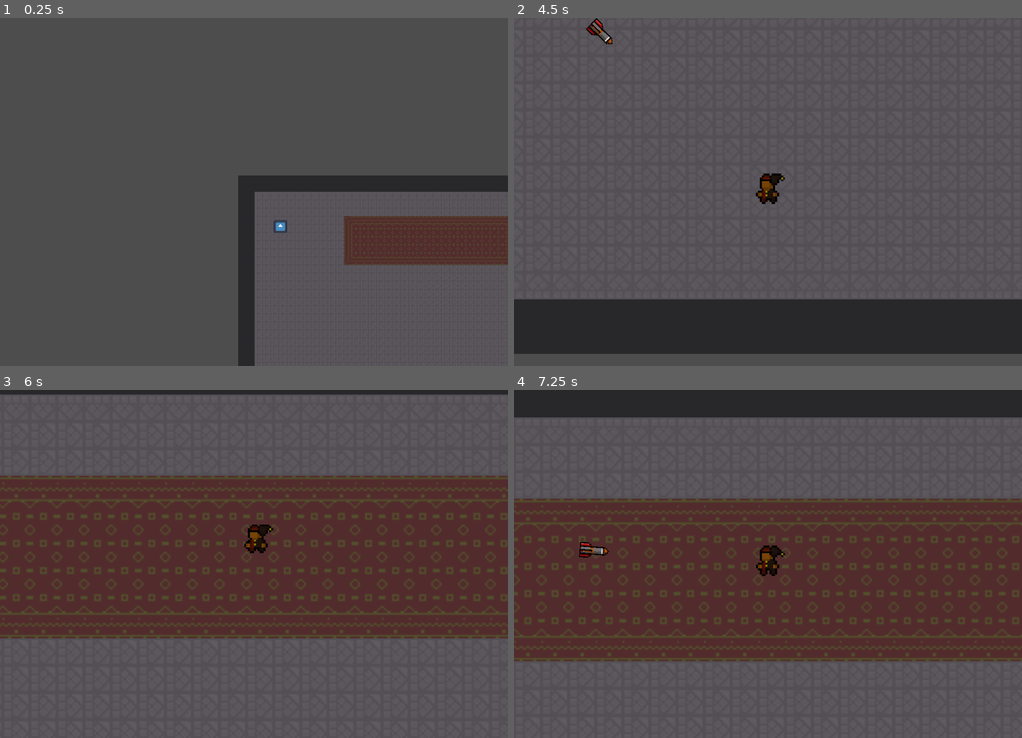
Above: before the commit, frames 1-4 (two rows, left to right).
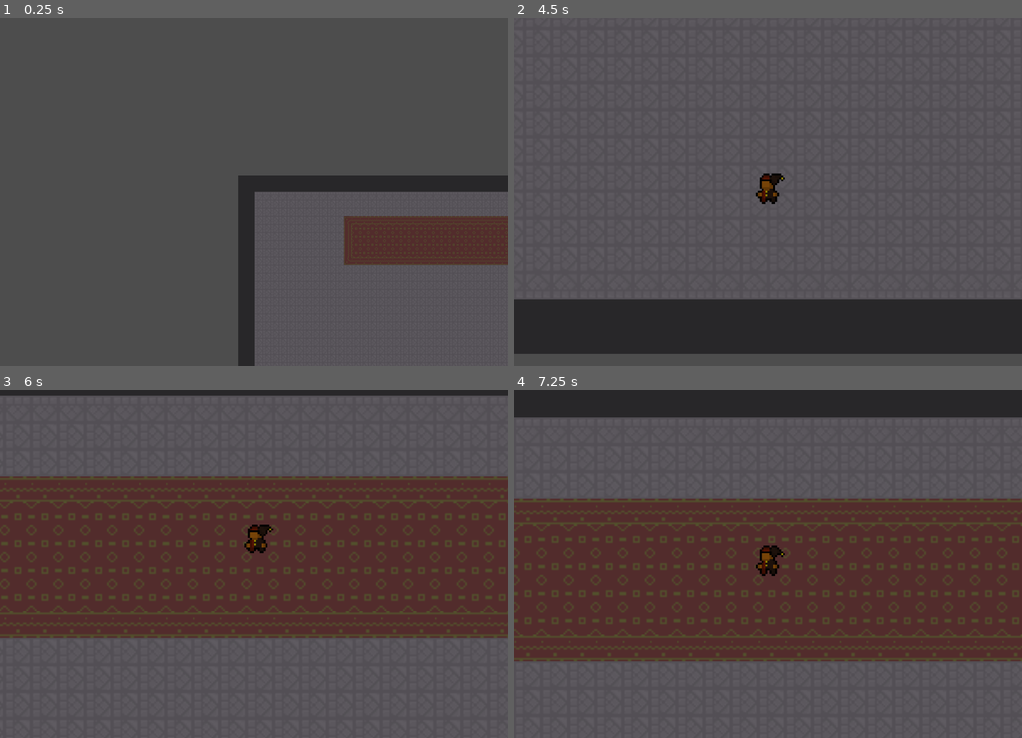
Above: after the commit, the same moments.

Repository: JK-Chapman/project-wizard
Game: Godot game, scene res://Levels/base_scene.tscn
Two runs of this game, one before a commit and one after it. Both use one fixed random seed, a clock stepped at 60 frames per second and the inputs below. Before the commit the project starts from res://base_scene.tscn. The engine's default icon, where the game draws it, is replaced by a stand-in: a white triangle on a blue panel in a dark square.
Inputs:
- Up to frame 1 (0.25 s): no input
- Up to frame 2 (4.5 s): tap Enter (start4) at 0.5, 0.6, 1.35, 2, 2.1, 2.85, 3.5, 3.6, 4.25, 4.35 s; hold Backspace (back4) 1.28-2.03 s; hold Backspace (back4) from 3.53 s (still down)
- Up to frame 3 (6 s): tap Enter (start4) at 5.1, 5.85 s; release Backspace (back4) at 5.78 s
- Up to frame 4 (7.25 s): tap Enter (start4) at 6.6 s

The runs differ from the first frame. In frame 1, less than 0.1% of the frame differs, in the area x 53-57%, y 58-62%; in frame 2, 0.2%; in frame 3, 1.2%, in the area x 0-100%, y 1-72%; in frame 4, 0.2%.

Commit message:
SHE'S ALIVEEEEEEEEEEEEEEEEE HAHAHAHAHAHAHAHAHHAHAHHAHAHA

Diff:
--- a/GameObjects/Cameras/LocalCamera.gd
+++ b/GameObjects/Cameras/LocalCamera.gd
@@ -24,7 +24,7 @@
 
 func _process(delta):
 	screen_size = DisplayServer.window_get_size()
-	margin = Vector2(screen_size.x * .05, screen_size.y * .05)
+	margin = Vector2(screen_size.x * .05, screen_size.y * .1)
 
 	if !targets:
 		return
--- a/GameObjects/Enemies/MissileSpawner.tscn
+++ b/GameObjects/Enemies/MissileSpawner.tscn
@@ -9,7 +9,7 @@
 script = ExtResource("2_r2881")
 
 [node name="Timer" type="Timer" parent="."]
-wait_time = 3.0
+wait_time = 4.0
 autostart = true
 
 [connection signal="timeout" from="Timer" to="." method="_on_timer_timeout"]
--- a/GameObjects/Enemies/TrackingMissile.gd
+++ b/GameObjects/Enemies/TrackingMissile.gd
@@ -3,6 +3,7 @@
 #@export var speed_stage = 0
 #@export var steer_force = 130.0
 @export var missile_stage = 0
+@export var missile_damage = 1
 
 # missile stages
 var MAX_STAGE = 3
@@ -13,7 +14,7 @@
 var velocity = Vector2.ZERO
 var acceleration = Vector2.ZERO
 var target = null
-var target_index = null
+var target_vars = null
 var deflect_dir
 var drag = 0.12
 
@@ -51,6 +52,9 @@
 	#position += velocity * delta
 
 func _on_Missile_body_entered(_body):
+	if (_body.is_in_group("player")):
+		_body.take_damage(missile_damage)
+		pass
 	explode()
 
 func deflect(direction):
@@ -73,19 +77,19 @@
 	queue_free()
 
 func set_random_target():
-	var p_array_copy = GameManager.player_array.duplicate(true)
+	var p_array_copy = GameManager.player_array.duplicate(true).filter(func(p): return p.player_dead == false)
 
-	# If target_index is null, we just instantiated the object and need to set an initial target.
+	# If target_vars is null, we just instantiated the object and need to set an initial target.
 	# This if statement excludes the current target if it exists.
-	if (target_index != null and p_array_copy.size() > 1):
-		p_array_copy.remove_at(target_index)
+	if (target_vars != null and p_array_copy.size() > 1):
+		p_array_copy.erase(target_vars)
 
 	# can't have a target if there are no possible targets! :D
 	if p_array_copy.size() == 0:
 		target = null
 	else: # otherwise set a new target based on a random player index
-		target_index = p_array_copy.pick_random().index
-		target = get_parent().get_node("Player" + str(target_index))
+		target_vars = p_array_copy.pick_random()
+		target = get_parent().get_node("Player" + str(target_vars.index))
 
 
 func _on_tracking_timer_timeout():
--- a/GameObjects/Enemies/TrackingSpinnyBlade.gd
+++ /dev/null
@@ -1,70 +0,0 @@
-extends CharacterBody2D
-
-
-# Declare member variables here. Examples:
-# var a = 2
-# var b = "text"
-@export var steering_force = 20.0
-var damage = 1
-var speed = 150
-var max_speed = 250
-var acceleration = Vector2()
-var target = null
-var curr_target = null
-
-
-func start(pos, dir):
-	rotation = dir
-	position = pos
-	velocity = Vector2(speed, 0).rotated(rotation)
-
-func _ready():
-	set_random_target()
-
-func _physics_process(delta):
-	velocity = transform.x * speed
-	# Add: add velocity to steer to acceleration
-	acceleration += steer()
-	# Add: add the velocity plus the acceleration x delta value to the velocity
-	velocity += acceleration * delta
-	# Add: limit the length of the velocity vector so that it does not exceed the speed
-	position += velocity * delta
-	rotation = velocity.angle()
-
-func steer():
-	# Define as velocity to steer
-	var steering = Vector2()
-	# Define ideal velocity (direction x speed towards player character from current position)
-	var ideal_velocity = (target.position - position).normalized() * speed
-	# speed to steer = direction vector obtained by ideal_velocity - current_velocity x force to steer
-	steering = (ideal_velocity - velocity).normalized() * steering_force
-	# output velocity to steer
-	return steering
-
-func deflect(dir):
-	speed *= 1.2
-	if speed > max_speed: speed = max_speed
-	set_random_target()
-
-func set_random_target():
-	var p_dicts_copy = GameManager.player_dicts.duplicate(true)
-
-	# If curr_index is null, we just instantiated the object and need to set an initial target.
-	# This if statement excludes the current target if it exists.
-	if (curr_target != null):
-		p_dicts_copy.erase(curr_target)
-
-	var rand_index:int = randi() % p_dicts_copy.size()
-	curr_target = p_dicts_copy[rand_index]
-
-	target = get_parent().get_parent().get_node("Player" + str(curr_target[0]))
-
-func destroy():
-	queue_free()
-
-func _on_VisibilityNotifier2D_screen_exited():
-	queue_free()
-
-# Called every frame. 'delta' is the elapsed time since the previous frame.
-#func _process(delta):
-#	pass
--- a/GameObjects/Player/Player.gd
+++ b/GameObjects/Player/Player.gd
@@ -1,8 +1,16 @@
 extends CharacterBody2D
+class_name Player
 
 # Spellpoint vars
 @onready var spell_anim_player = $PlayerSpellPoint/SpellPointSprite/SpellPointAnimPlayer
 var spell_blast_active = false
+
+#Enums
+enum PlayerState {
+	IMMOBILIZED,
+	DEAD,
+	NORMAL
+}
 
 # Consts
 const SPEED = 135
@@ -14,22 +22,27 @@
 var aim_dir = Vector2.ZERO
 var index
 var animation
+var player_state:PlayerState
+var health = 1
 
-func init(_index, _color_hex):
+func init(_index, _color_hex, _player_state=PlayerState.NORMAL):
 	self.index = _index
+	self.player_state = _player_state
 	self.set_name("Player" + str(index))
 	get_node("PlayerSprite").self_modulate = _color_hex
 
 func _physics_process(_delta):
-	MovementLoop()
+	if (player_state == PlayerState.NORMAL):
+		MovementLoop()
 	AimLoop()
 
 func _process(_delta):
-	AnimationLoop()
-	SpellAnimationLoop()
+	if (player_state != PlayerState.DEAD):
+		AnimationLoop()
+		SpellAnimationLoop()
 
 func _unhandled_input(_event):
-	if !spell_blast_active and Input.is_action_just_pressed("blast" + str(index)) and aim_dir != Vector2.ZERO:
+	if !spell_blast_active and Input.is_action_just_pressed("blast" + str(index)) and aim_dir != Vector2.ZERO and player_state == PlayerState.NORMAL:
 		spell_blast_active = true
 
 func MovementLoop():
@@ -77,7 +90,11 @@
 	$PlayerSprite/AnimationPlayer.play(animation)
 
 func SpellAnimationLoop():
-	aim_dir = Input.get_vector("aim_left" + str(index), "aim_right" + str(index), "aim_up" + str(index), "aim_down" + str(index))
+	if (player_state == PlayerState.DEAD):
+		aim_dir = Vector2.ZERO
+	else:
+		aim_dir = Input.get_vector("aim_left" + str(index), "aim_right" + str(index), "aim_up" + str(index), "aim_down" + str(index))
+
 	var spell_animation = "inactive"
 
 	if spell_blast_active:
@@ -91,6 +108,28 @@
 
 	spell_anim_player.play(spell_animation)
 
+func set_player_state(state):
+	player_state = state
+
 func _on_area_2d_area_entered(area):
 	if area.is_in_group("projectile"):
 		area.deflect(aim_dir)
+
+func take_damage(damage):
+	health -= damage
+
+	if (health <= 0 && player_state != PlayerState.DEAD):
+		kill_player()
+
+func kill_player():
+	player_state = PlayerState.DEAD
+	$PlayerSprite/AnimationPlayer.play("death")
+	$PlayerHitbox.disabled = true
+	GameManager.SetPlayerIsDead(self.index, true)
+	#GameManager.player_array[GameManager.player_array.find(func(p): return p.index == self.index)].player_dead = true
+
+func reset_player():
+	player_state = PlayerState.IMMOBILIZED
+	$PlayerHitbox.disabled = false
+	GameManager.SetPlayerIsDead(self.index, false)
+	#GameManager.player_array[GameManager.player_array.find(func(p): return p.index == self.index)].player_dead = false
--- a/GameObjects/Player/Player.tscn
+++ b/GameObjects/Player/Player.tscn
@@ -1,8 +1,39 @@
-[gd_scene load_steps=19 format=3 uid="uid://cwtj7274tsgs"]
-
-[ext_resource type="Texture2D" uid="uid://cvr3n7sfx4lb7" path="res://Assets/AnimationSheets/JesterMoveset.png" id="1_h08ra"]
+[gd_scene load_steps=21 format=3 uid="uid://cwtj7274tsgs"]
+
 [ext_resource type="Script" path="res://GameObjects/Player/Player.gd" id="1_wpc8h"]
+[ext_resource type="Texture2D" uid="uid://bbxis1wdbknsx" path="res://Assets/AnimationSheets/JesterMovesetWDeathAnim.png" id="2_0porg"]
 [ext_resource type="Texture2D" uid="uid://ciipxxf2dnmvh" path="res://Assets/Placeholder/wizardblast.png" id="3_0egyb"]
+
+[sub_resource type="Animation" id="Animation_sehtm"]
+length = 0.001
+tracks/0/type = "value"
+tracks/0/imported = false
+tracks/0/enabled = true
+tracks/0/path = NodePath(".:frame")
+tracks/0/interp = 1
+tracks/0/loop_wrap = true
+tracks/0/keys = {
+"times": PackedFloat32Array(0),
+"transitions": PackedFloat32Array(1),
+"update": 1,
+"values": [14]
+}
+
+[sub_resource type="Animation" id="Animation_6ofl7"]
+resource_name = "death"
+length = 0.45
+tracks/0/type = "value"
+tracks/0/imported = false
+tracks/0/enabled = true
+tracks/0/path = NodePath(".:frame")
+tracks/0/interp = 1
+tracks/0/loop_wrap = true
+tracks/0/keys = {
+"times": PackedFloat32Array(0, 0.0333333, 0.0666667, 0.1, 0.133333, 0.166667, 0.2, 0.233333),
+"transitions": PackedFloat32Array(1, 1, 1, 1, 1, 1, 1, 1),
+"update": 1,
+"values": [70, 71, 72, 73, 74, 75, 76, 77]
+}
 
 [sub_resource type="Animation" id="Animation_3ie5g"]
 resource_name = "idle_down"
@@ -142,6 +173,8 @@
 
 [sub_resource type="AnimationLibrary" id="AnimationLibrary_a3hy1"]
 _data = {
+"RESET": SubResource("Animation_sehtm"),
+"death": SubResource("Animation_6ofl7"),
 "idle_down": SubResource("Animation_3ie5g"),
 "idle_left": SubResource("Animation_vowxu"),
 "idle_right": SubResource("Animation_2eee5"),
@@ -298,9 +331,9 @@
 texture_filter = 1
 position = Vector2(2, -3)
 scale = Vector2(1.14844, 1.125)
-texture = ExtResource("1_h08ra")
-hframes = 70
-frame = 18
+texture = ExtResource("2_0porg")
+hframes = 78
+frame = 14
 
 [node name="AnimationPlayer" type="AnimationPlayer" parent="PlayerSprite"]
 libraries = {
--- /dev/null
+++ b/Levels/GameController.gd
@@ -0,0 +1,67 @@
+extends Node2D
+
+var points_to_win = 3
+var game_over = false
+var processing_win = false
+
+# Called when the node enters the scene tree for the first time.
+func _ready() -> void:
+	pass # Replace with function body.
+
+
+# Called every frame. 'delta' is the elapsed time since the previous frame.
+func _process(delta: float) -> void:
+	$ZoomCam/TimerLabel.text = "Game Will Start In: " + str(int($StartTimer.time_left))
+	$ZoomCam/PlayerPoints1.text = "P1: " + str(GetPlayerVars(0))
+	$ZoomCam/PlayerPoints2.text = "P2: " + str(GetPlayerVars(1))
+	$ZoomCam/PlayerPoints3.text = "P3: " + str(GetPlayerVars(2))
+	$ZoomCam/PlayerPoints4.text = "P4: " + str(GetPlayerVars(3))
+	$ZoomCam/PlayerPoints5.text = "P5: " + str(GetPlayerVars(4))
+	CheckForVictory()
+
+
+func _on_start_timer_timeout() -> void:
+	$ZoomCam/TimerLabel.hide()
+	$ZoomCam/PlayerPoints1.hide()
+	$ZoomCam/PlayerPoints2.hide()
+	$ZoomCam/PlayerPoints3.hide()
+	$ZoomCam/PlayerPoints4.hide()
+	$ZoomCam/PlayerPoints5.hide()
+	get_tree().call_group("player", "set_player_state", Player.PlayerState.NORMAL)
+
+func CheckForVictory():
+	var alive_players = GameManager.player_array.filter(func(p): return p.player_dead == false)
+
+	if (alive_players.size() == 1 && processing_win == false):
+		processing_win = true
+		alive_players[0].points += 1
+
+		if (alive_players[0].points == points_to_win):
+			game_over = true
+			$ZoomCam/VictoryLabel.show()
+			$ZoomCam/VictoryLabel.text = "PLAYER " + str(alive_players[0].index + 1) + " HAS WON THE GAME, WHAT A GAMER"
+			$GameEndTimer.start()
+		else:
+			$ZoomCam/ScoredLabel.show()
+			$ZoomCam/ScoredLabel.text = "PLAYER " + str(alive_players[0].index + 1) + " HAS SCORED A POINT"
+			$RoundEndTimer.start()
+
+func GetPlayerVars(index):
+	var matching_arr = GameManager.player_array.filter(func(p): return p.index == index)
+	if (matching_arr.size() > 0):
+		return matching_arr[0].points
+	else:
+		return 0
+
+func ResetGame():
+	GameManager.SetPlayersIsDead(false)
+	processing_win = false
+	get_tree().reload_current_scene()
+
+func _on_round_end_timer_timeout() -> void:
+	ResetGame()
+
+func _on_game_end_timer_timeout() -> void:
+	GameManager.SetPlayersIsDead(false)
+	GameManager.ResetPlayerPoints()
+	GameManager.change_scene("Levels/base_scene.tscn")
--- a/base_scene.tscn
+++ b/Levels/base_scene.tscn
@@ -1,13 +1,13 @@
 [gd_scene load_steps=10 format=4 uid="uid://cski23xecm1b4"]
 
-[ext_resource type="Script" path="res://Scripts/LobbyController.gd" id="1_l1dhu"]
-[ext_resource type="Texture2D" uid="uid://bx1doklwb1ltg" path="res://Tilemaps/ground.png" id="2_6bwg1"]
-[ext_resource type="PackedScene" uid="uid://3toqf2ivdm4i" path="res://GameObjects/Cameras/ZoomCam.tscn" id="3_mx0nm"]
-[ext_resource type="PackedScene" uid="uid://ib470vhpf0th" path="res://GameObjects/Enemies/MissileSpawner.tscn" id="4_hp00e"]
-[ext_resource type="Texture2D" uid="uid://dumjt4epuge1u" path="res://icon.svg" id="5_us1bk"]
+[ext_resource type="Script" path="res://Scripts/LobbyController.gd" id="1_w01q8"]
+[ext_resource type="Texture2D" uid="uid://bx1doklwb1ltg" path="res://Tilemaps/ground.png" id="2_nohru"]
+[ext_resource type="PackedScene" uid="uid://3toqf2ivdm4i" path="res://GameObjects/Cameras/ZoomCam.tscn" id="3_ci4fa"]
+[ext_resource type="PackedScene" uid="uid://bwvxve8m53lud" path="res://GameObjects/Generic/PlayerSpawn.tscn" id="5_cmyh8"]
+[ext_resource type="Texture2D" uid="uid://dumjt4epuge1u" path="res://icon.svg" id="5_lexnb"]
 
 [sub_resource type="TileSetAtlasSource" id="TileSetAtlasSource_sj4b6"]
-texture = ExtResource("2_6bwg1")
+texture = ExtResource("2_nohru")
 3:0/0 = 0
 4:0/0 = 0
 6:0/0 = 0
@@ -109,13 +109,10 @@
 position = Vector2(263.875, 191.25)
 shape = SubResource("RectangleShape2D_xudr5")
 
-[node name="Spawner" parent="." instance=ExtResource("4_hp00e")]
-position = Vector2(52, 68)
-
 [node name="StartZone" type="Sprite2D" parent="."]
 position = Vector2(660, 197)
 scale = Vector2(1.11719, 1.10938)
-texture = ExtResource("5_us1bk")
+texture = ExtResource("5_lexnb")
 
 [node name="StartZone" type="Area2D" parent="StartZone"]
 collision_layer = 2
@@ -125,5 +122,39 @@
 position = Vector2(-0.5, 0.5)
 shape = SubResource("RectangleShape2D_iltjy")
 
+[node name="SpawnPoints" type="Node2D" parent="."]
+
+[node name="SpawnPoint" parent="SpawnPoints" instance=ExtResource("5_cmyh8")]
+position = Vector2(429, 91)
+scale = Vector2(145.838, 19.3449)
+player_index = 0
+
+[node name="SpawnPoint2" parent="SpawnPoints" instance=ExtResource("5_cmyh8")]
+position = Vector2(515, 95)
+player_index = 1
+
+[node name="SpawnPoint3" parent="SpawnPoints" instance=ExtResource("5_cmyh8")]
+position = Vector2(431, 206)
+player_index = 2
+
+[node name="SpawnPoint4" parent="SpawnPoints" instance=ExtResource("5_cmyh8")]
+position = Vector2(512, 210)
+player_index = 3
+
+[node name="SpawnPoint5" parent="SpawnPoints" instance=ExtResource("5_cmyh8")]
+position = Vector2(650, 95)
+player_index = 4
+
+[node name="LobbyLoaded" type="Timer" parent="."]
+wait_time = 0.5
+one_shot = true
+autostart = true
+
+[connection signal="ready" from="." to="SpawnPoints/SpawnPoint" method="_on_level_parent_ready"]
+[connection signal="ready" from="." to="SpawnPoints/SpawnPoint2" method="_on_level_parent_ready"]
+[connection signal="ready" from="." to="SpawnPoints/SpawnPoint3" method="_on_level_parent_ready"]
+[connection signal="ready" from="." to="SpawnPoints/SpawnPoint4" method="_on_level_parent_ready"]
+[connection signal="ready" from="." to="SpawnPoints/SpawnPoint5" method="_on_level_parent_ready"]
 [connection signal="body_entered" from="StartZone/StartZone" to="." method="_on_start_zone_body_entered"]
 [connection signal="body_exited" from="StartZone/StartZone" to="." method="_on_start_zone_body_exited"]
+[connection signal="timeout" from="LobbyLoaded" to="." method="_on_lobby_loaded_timeout"]
--- a/Scripts/GameManager.gd
+++ b/Scripts/GameManager.gd
@@ -10,3 +10,15 @@
 
 func change_scene(next_scene):
 	get_tree().call_deferred("change_scene_to_file", next_scene)
+
+func SetPlayersIsDead(value:bool):
+	for player_vars in player_array:
+		player_vars.player_dead = value
+
+func SetPlayerIsDead(index:int, value:bool):
+	var player = player_array.filter(func(p): return p.index == index)
+	player[0].player_dead = value
+
+func ResetPlayerPoints():
+	for player_vars in player_array:
+		player_vars.points = 0
--- a/Scripts/LobbyController.gd
+++ b/Scripts/LobbyController.gd
@@ -92,3 +92,7 @@
 	if body.is_in_group("player"):
 		num_players_ready -= 1
 		print("DEBUG: num_players_ready is " + str(num_players_ready))
+
+
+func _on_lobby_loaded_timeout() -> void:
+	get_tree().call_group("player", "set_player_state", Player.PlayerState.NORMAL)
--- a/Scripts/PlayerSpawn.gd
+++ b/Scripts/PlayerSpawn.gd
@@ -32,7 +32,7 @@
 	var player_vars = matching_arr[0]
 
 	player_inst = player.instantiate()
-	player_inst.init(player_vars.index, player_vars.color_hex)
+	player_inst.init(player_vars.index, player_vars.color_hex, Player.PlayerState.IMMOBILIZED)
 	player_inst.position.x = self.position.x
 	player_inst.position.y = self.position.y
 
--- a/Scripts/PlayerVariables.gd
+++ b/Scripts/PlayerVariables.gd
@@ -3,6 +3,8 @@
 var index:int
 var color_hex
 var instanced = false
+var player_dead = false
+var points = 0
 
 func _init(_index, _color_hex):
 	self.index = _index
--- a/project.godot
+++ b/project.godot
@@ -11,7 +11,7 @@
 [application]
 
 config/name="Project-wizard"
-run/main_scene="res://base_scene.tscn"
+run/main_scene="res://Levels/base_scene.tscn"
 config/features=PackedStringArray("4.3", "Forward Plus")
 config/icon="res://icon.svg"
 
Binary file added: Assets/AnimationSheets/JesterMovesetWDeathAnim.png
Not shown, added: Assets/AnimationSheets/JesterMovesetWDeathAnim.png.import
Not shown, changed: Levels/FFADefault.tscn
Not shown: 2 places in Levels/base_scene.tscn that only renumber resources
